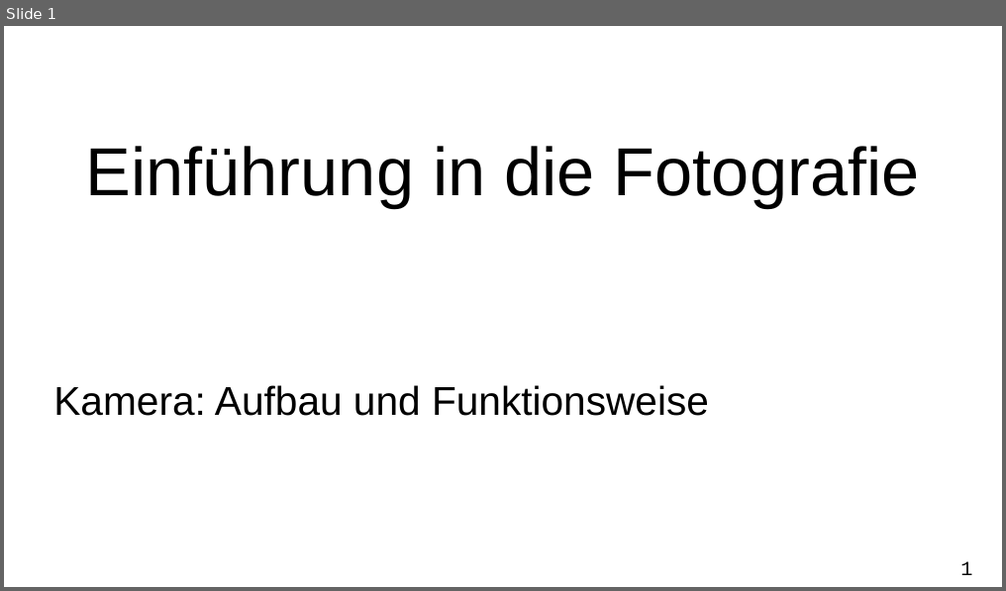
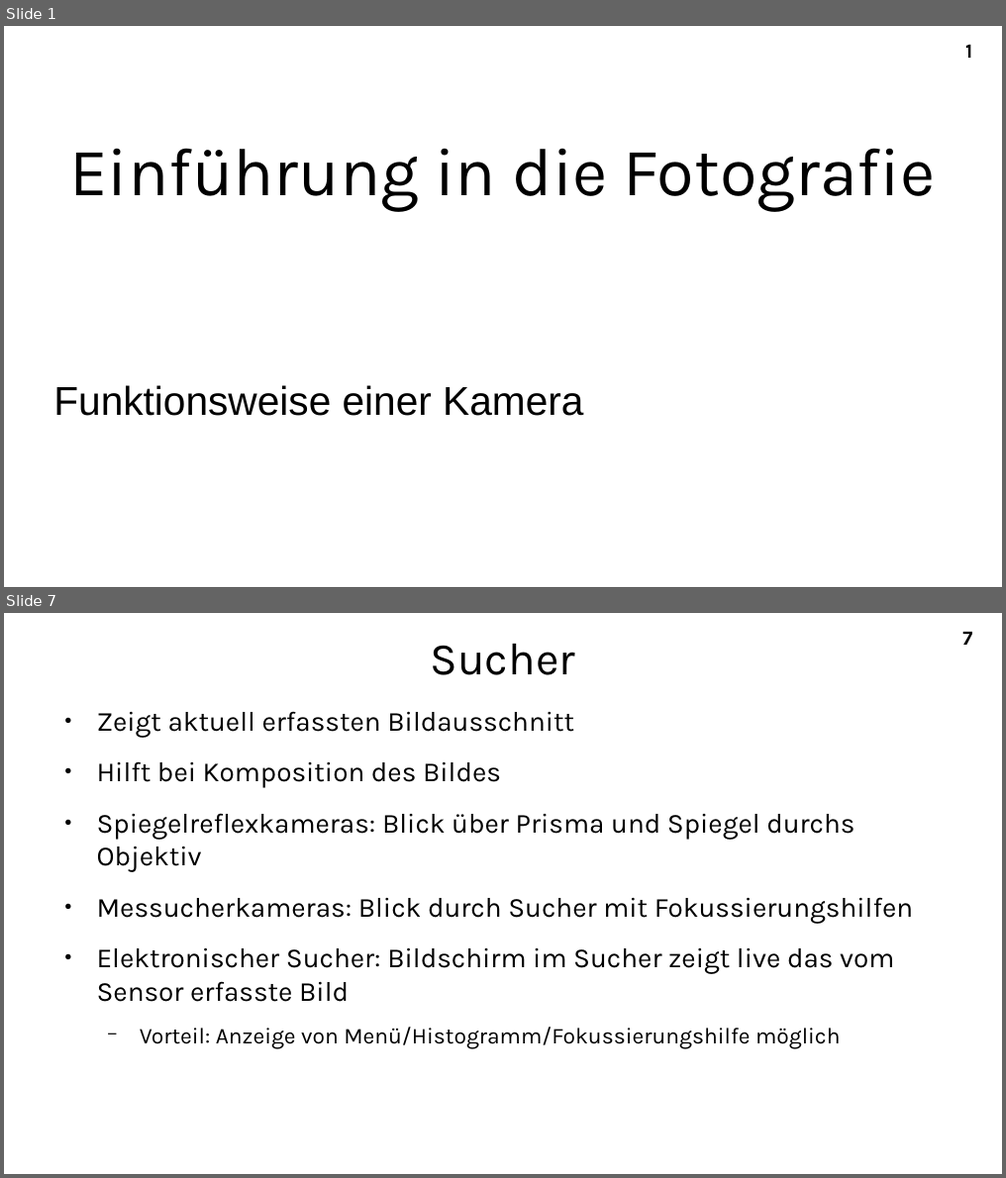
Before and after one commit to A-Schmid/PhotographyCourse, a slide deck: slides_de/camera.odp. Shown one above the other, each under a label of ours: slide 1 before the commit, slides 1 and 7 after it; the slides between them are not shown. The pictures are 1006x591 and 1006x1178 pixels, drawn with LibreOffice and Linux fonts; fonts in the diff are those of the drawing. Boxes give left, top, right and bottom in pixels: in the first picture for what was removed or moved away, otherwise in the second. Text is boxed around its words. In the diff, an @@ line names an element or a change of style, - is before the commit and + after.

```diff
--- a/slides_de/camera.odp
+++ b/slides_de/camera.odp
@@ slide 7 added at (x1=4, y1=613, x2=1002, y2=1174), background #FFFFFF; not listed: 1 template element that a slide beside it also shows @@
@@ title added at (x1=431, y1=643, x2=575, y2=675), 36 pt, text #000000 @@
+Sucher
@@ text added at (x1=97, y1=711, x2=913, y2=1050), 22 pt, text #000000 @@
+● Zeigt aktuell erfassten Bildausschnitt
+● Hilft bei Komposition des Bildes
+● Spiegelreflexkameras: Blick über Prisma und Spiegel durchs Objektiv
+● Messucherkameras: Blick durch Sucher mit Fokussierungshilfen
+● Elektronischer Sucher: Bildschirm im Sucher zeigt live das vom Sensor erfasste Bild
+  − Vorteil: Anzeige von Menü/Histogramm/Fokussierungshilfe möglich
@@ slide 1 changed as well @@
@@ title "Einführung in die Fotografie" at (x1=69, y1=148, x2=936, y2=212): font Arial to Karla @@
@@ page number moved from (x1=960, y1=562, x2=972, y2=575) to (x1=965, y1=44, x2=972, y2=58) @@
@@ page number at (x1=965, y1=44, x2=972, y2=58): font Courier New to Karla, bold on @@
@@ subtitle at (x1=54, y1=385, x2=583, y2=416): text changed @@
-Kamera: Aufbau und Funktionsweise
+Funktionsweise einer Kamera
```
Also in this commit, not shown: 9 other slides added, 1 slide removed, 12 other files.
